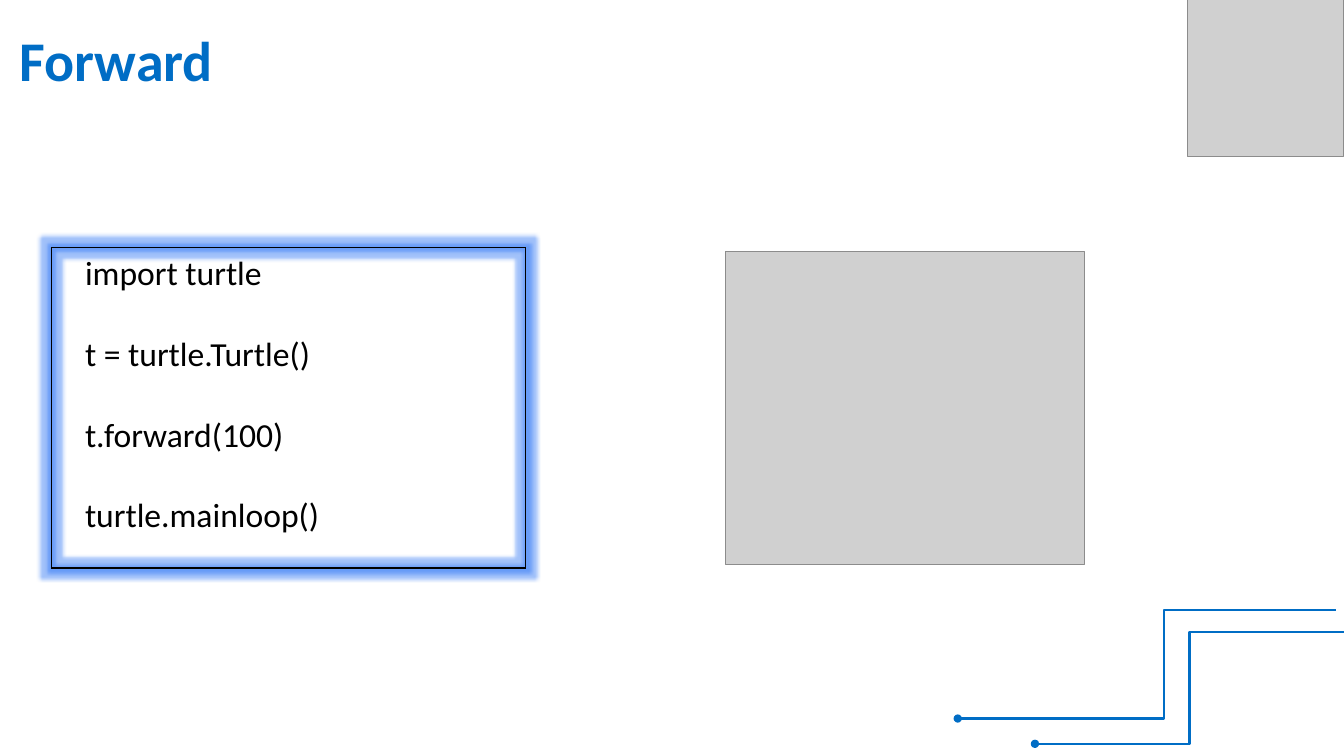
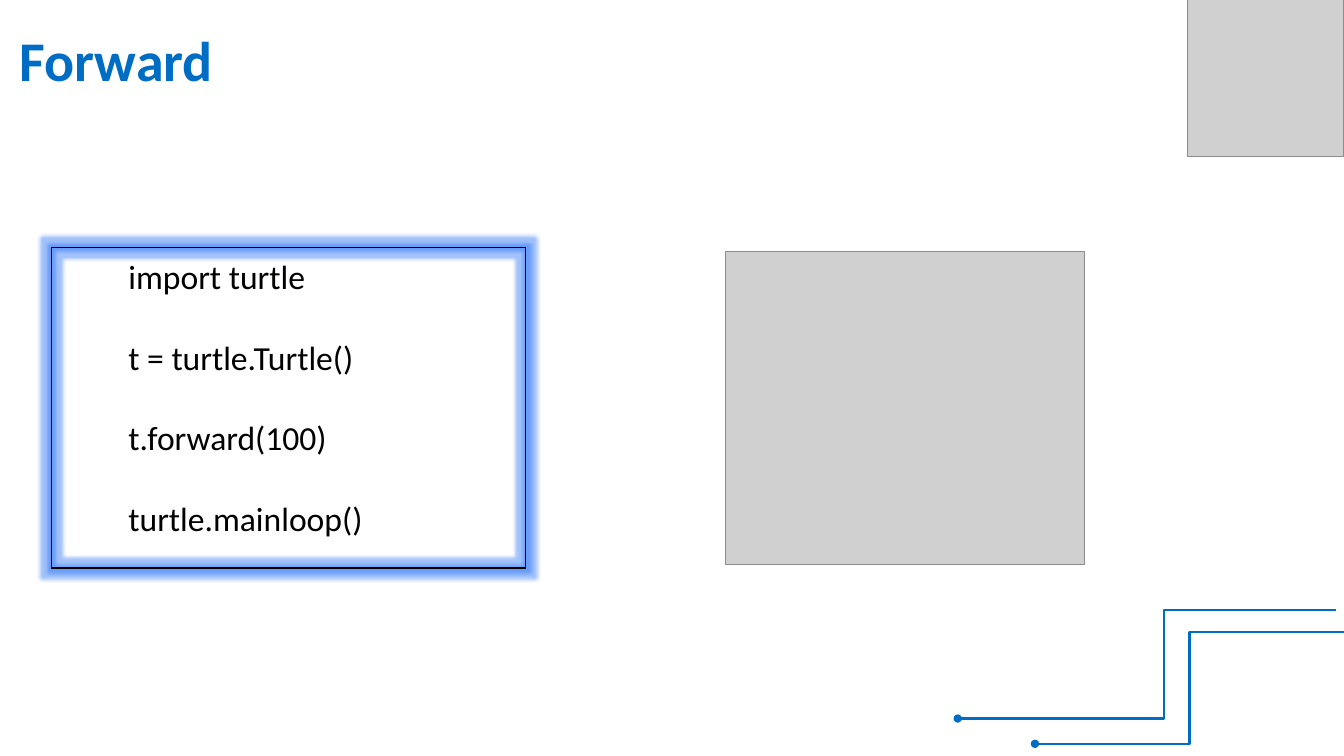
Before and after one commit to RIGTraining/PythonClass, a slide deck: slide 7 of turtle.pptx. Drawn at 1344x756 pixels with LibreOffice and Linux fonts; fonts in the diff are those of the drawing; grey boxes stand for pictures. Boxes give left, top, right and bottom in pixels: in the first picture for what was removed or moved away, otherwise in the second. Text is boxed around its words. In the diff, an @@ line names an element or a change of style, - is before the commit and + after.

```diff
--- a/turtle.pptx
+++ b/turtle.pptx
@@ text "import turtle": place and size @@
-text "import turtle" at box(85, 258, 319, 533)
+text "import turtle" at box(128, 265, 362, 537)
```
Also in this commit, not shown: 2 other slides changed, 2 other files.
